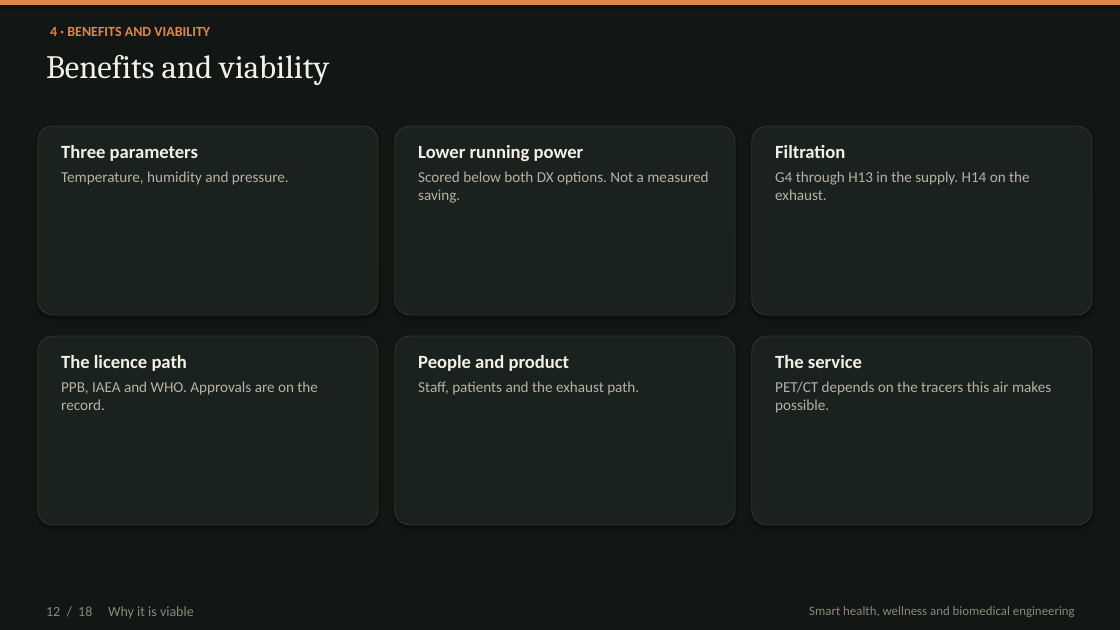
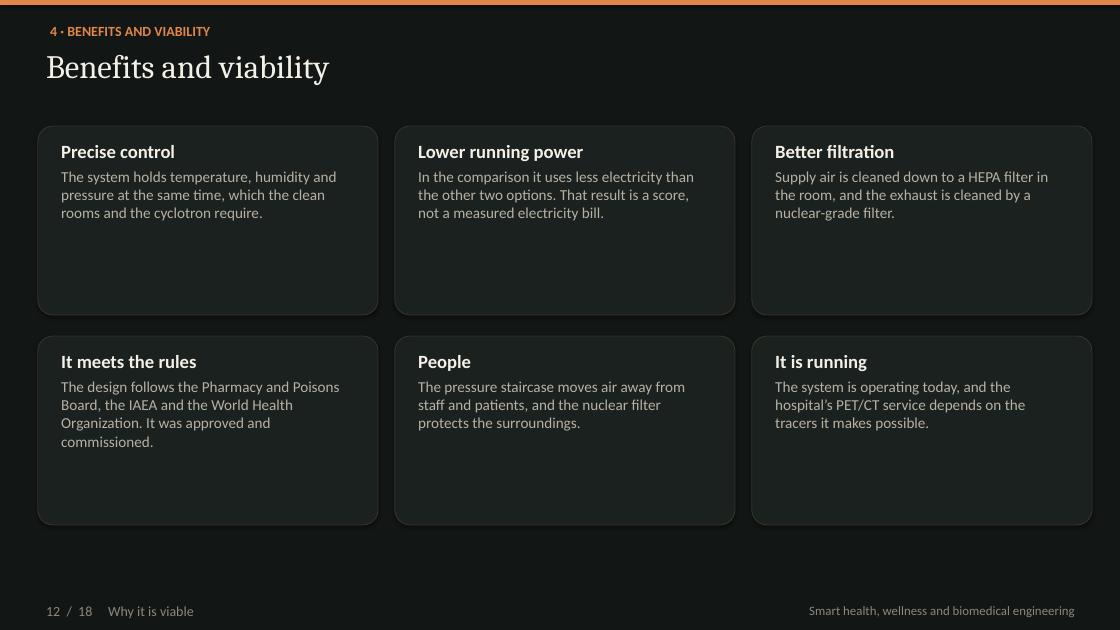
Before and after one commit to kakaijacob/Special-Operations-Schema, a slide deck: slide 12 of iek-talks/IEK_Cyclotron_HVAC_18_slides.pptx. Drawn at 1120x630 pixels with LibreOffice and Linux fonts; fonts in the diff are those of the drawing. Boxes give left, top, right and bottom in pixels: in the first picture for what was removed or moved away, otherwise in the second. Text is boxed around its words. In the diff, an @@ line names an element or a change of style, - is before the commit and + after.

```diff
--- a/iek-talks/IEK_Cyclotron_HVAC_18_slides.pptx
+++ b/iek-talks/IEK_Cyclotron_HVAC_18_slides.pptx
@@ text at [61,145,336,221]: text changed @@
-Three parameters
-Temperature, humidity and pressure.
+Precise control
+The system holds temperature, humidity and pressure at the same time, which the clean rooms and the cyclotron require.
@@ text at [775,145,1048,221]: text changed @@
-Filtration
-G4 through H13 in the supply. H14 on the exhaust.
+Better filtration
+Supply air is cleaned down to a HEPA filter in the room, and the exhaust is cleaned by a nuclear-grade filter.
@@ text at [418,171,694,221]: text changed @@
-Scored below both DX options. Not a measured saving.
+In the comparison it uses less electricity than the other two options. That result is a score, not a measured electricity bill.
@@ text at [61,355,340,447]: text changed @@
-The licence path
-PPB, IAEA and WHO. Approvals are on the record.
+It meets the rules
+The design follows the Pharmacy and Poisons Board, the IAEA and the World Health Organization. It was approved and commissioned.
@@ text at [418,355,686,431]: text changed @@
-People and product
-Staff, patients and the exhaust path.
+People
+The pressure staircase moves air away from staff and patients, and the nuclear filter protects the surroundings.
@@ text at [775,355,1026,431]: text changed @@
-The service
-PET/CT depends on the tracers this air makes possible.
+It is running
+The system is operating today, and the hospital’s PET/CT service depends on the tracers it makes possible.
```
Also in this commit, not shown: 17 other slides changed, 1 other file.
